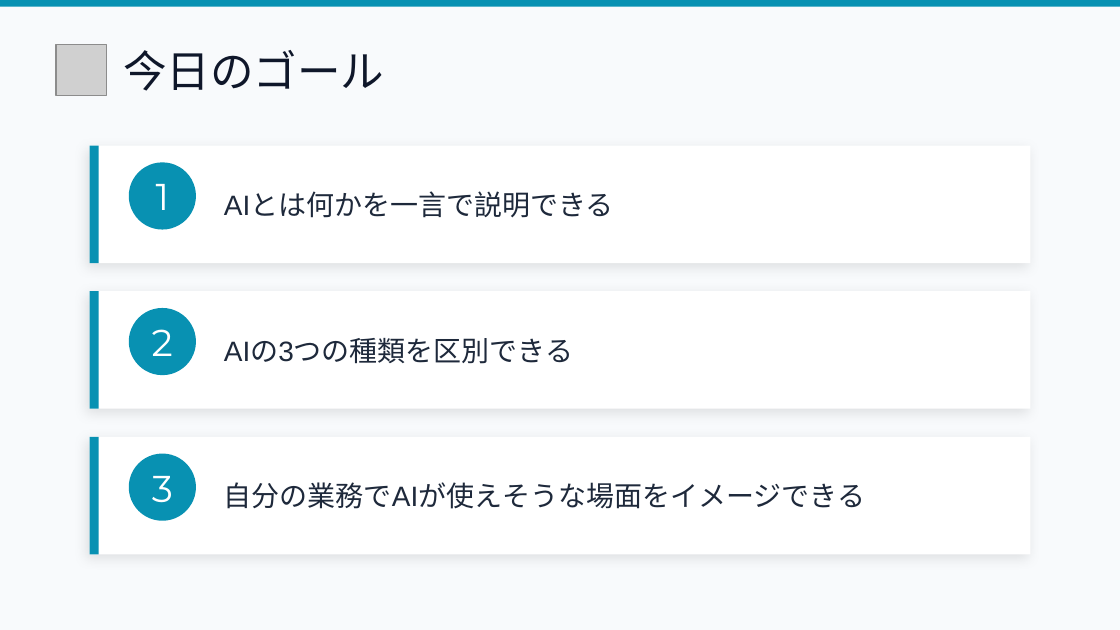
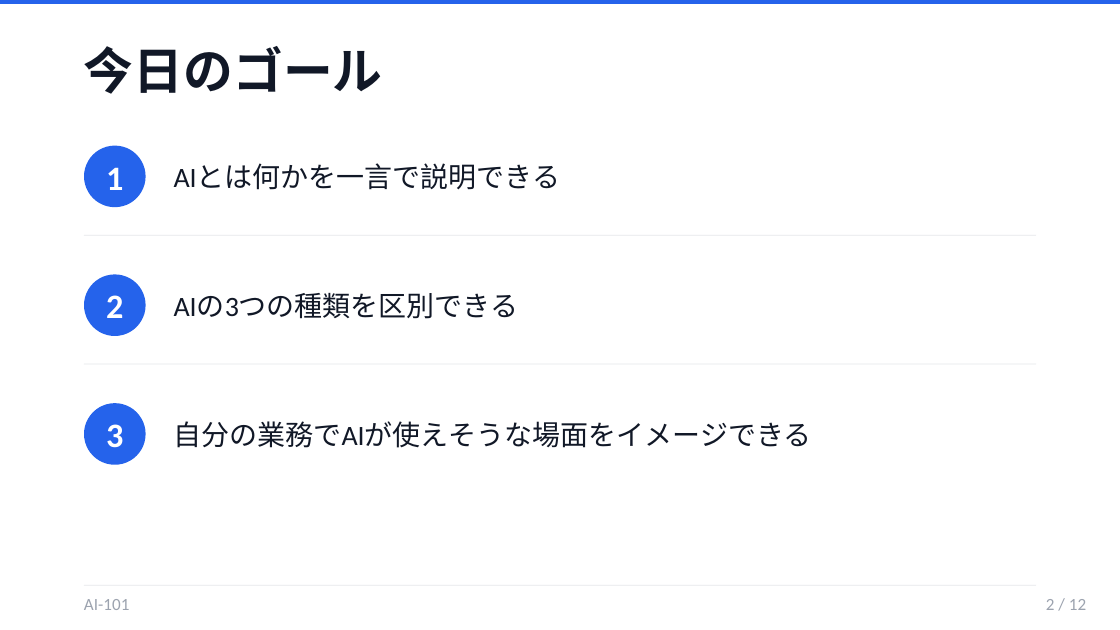
Before and after one commit to kurosaki-yuto/gorilla-knowledge, a slide deck: slide 2 of 黒崎/AI研修一覧/AI-101_AIの基本/スライド.pptx. Drawn at 1120x630 pixels with LibreOffice and Linux fonts; fonts in the diff are those of the drawing; grey boxes stand for pictures. Boxes give left, top, right and bottom in pixels: in the first picture for what was removed or moved away, otherwise in the second. Text is boxed around its words. In the diff, an @@ line names an element or a change of style, - is before the commit and + after.

```diff
--- a/黒崎/AI研修一覧/AI-101_AIの基本/スライド.pptx
+++ b/黒崎/AI研修一覧/AI-101_AIの基本/スライド.pptx
@@ background #F8FAFC to #FFFFFF @@
@@ rectangle at [0,0,1120,4]: fill #0891B2 to #2563EB @@
@@ picture removed at [56,45,106,95] @@
@@ text "今日のゴール": place and size @@
-text "今日のゴール" at [123,50,384,91]
+text "今日のゴール" at [84,46,383,94]
@@ text "今日のゴール" at [84,46,383,94]: size 28 to 32 pt, font Montserrat to Calibri, text colour #0F172A to #111827, bold on @@
@@ ellipse "1": place and size @@
-ellipse "1" at [129,162,196,230]
+ellipse "1" at [84,146,146,207]
@@ rectangle removed at [90,146,1030,263] @@
@@ rectangle removed at [90,146,99,263] @@
@@ text "AIとは何かを一言で説明できる": place and size @@
-text "AIとは何かを一言で説明できる" at [224,193,614,218]
+text "AIとは何かを一言で説明できる" at [174,164,561,190]
@@ line added from (84, 235) to (1036, 235), #E5E7EB 0.5 pt @@
@@ text "AIの3つの種類を区別できる": place and size @@
-text "AIの3つの種類を区別できる" at [224,339,573,364]
+text "AIの3つの種類を区別できる" at [174,293,519,319]
@@ ellipse "2": place and size @@
-ellipse "2" at [129,308,196,375]
+ellipse "2" at [84,274,146,336]
@@ rectangle removed at [90,291,1030,409] @@
@@ rectangle removed at [90,291,99,409] @@
@@ line added from (84, 364) to (1036, 364), #E5E7EB 0.5 pt @@
@@ size 24 to 22 pt, font Montserrat to Calibri, bold on; fill #0891B2 to #2563EB in 3 elements at [84,146,146,207], [84,274,146,336], [84,403,146,465] @@
@@ ellipse "3": place and size @@
-ellipse "3" at [129,454,196,521]
+ellipse "3" at [84,403,146,465]
@@ font Arial to Calibri, text colour #1E293B to #111827 in 3 elements at [174,164,561,190], [174,293,519,319], [174,421,812,448] @@
@@ text "自分の業務でAIが使えそうな場面をイメージできる": place and size @@
-text "自分の業務でAIが使えそうな場面をイメージできる" at [224,482,865,509]
+text "自分の業務でAIが使えそうな場面をイメージできる" at [174,421,812,448]
@@ rectangle removed at [90,437,1030,554] @@
@@ rectangle removed at [90,437,99,554] @@
@@ text added at [84,599,129,610], 11 pt, text #9CA3AF @@
+AI-101
@@ text added at [1046,599,1086,610], 11 pt, text #9CA3AF @@
+2 / 12
```
Also in this commit, not shown: 11 other slides changed, 21 other files.
